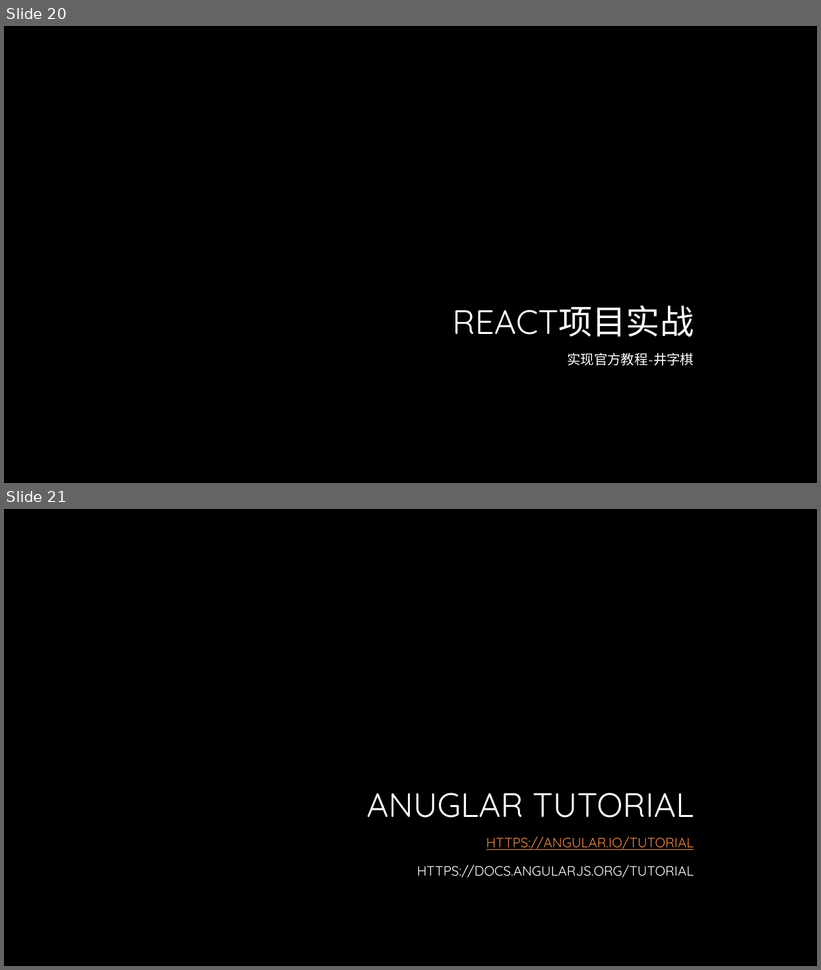
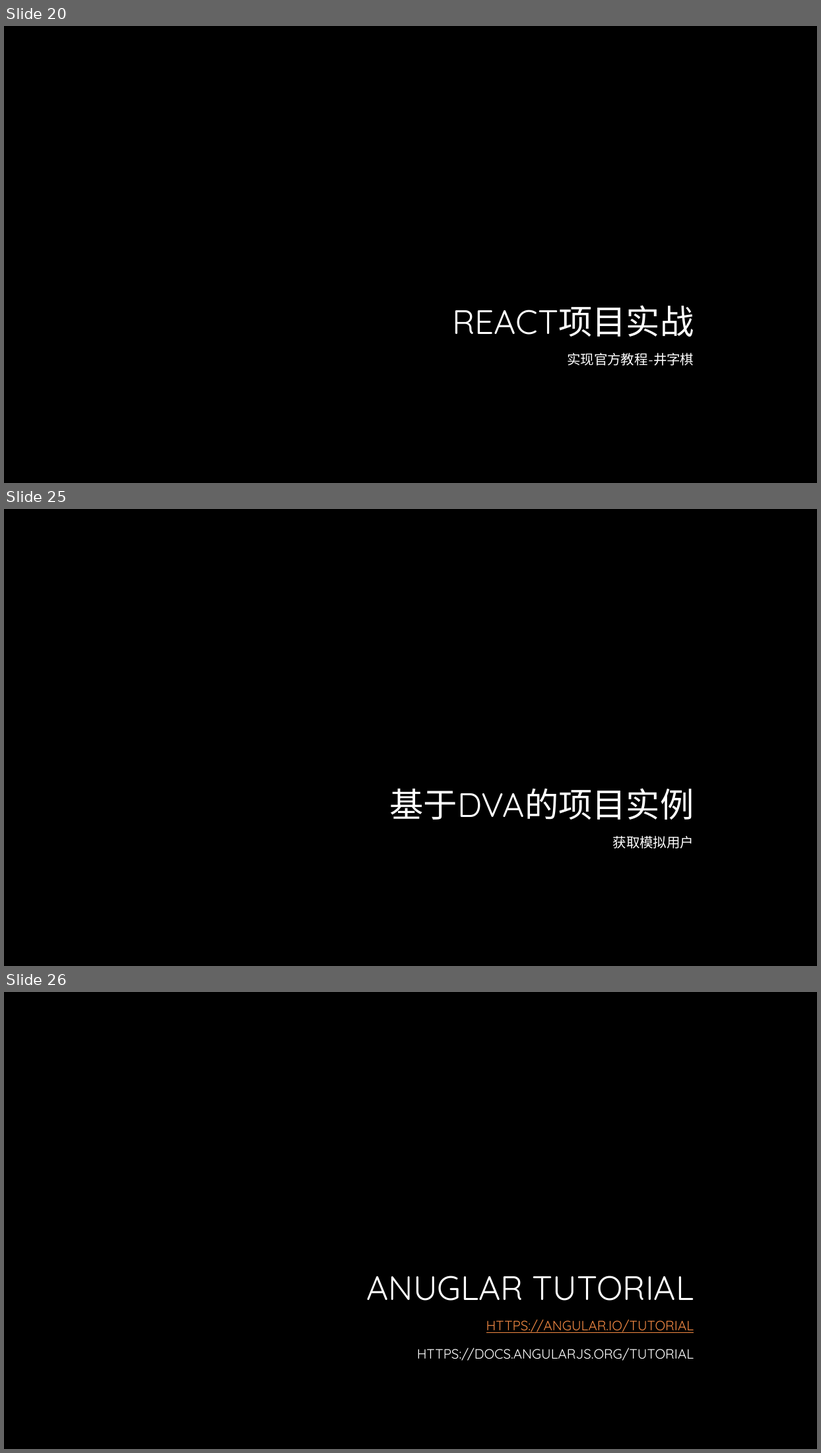
Before and after one commit to lee813/ECVFrontend, a slide deck: 前端课程.pptx. Shown one above the other, each under a label of ours: slides 20 and 21 before the commit, slides 20, 25 and 26 after it; the slides between them are not shown. The pictures are 821x970 and 821x1453 pixels, drawn with LibreOffice and Linux fonts; fonts in the diff are those of the drawing; background and template pictures are left out. Boxes give left, top, right and bottom in pixels: in the first picture for what was removed or moved away, otherwise in the second. Text is boxed around its words. In the diff, an @@ line names an element or a change of style, - is before the commit and + after.

```diff
--- a/前端课程.pptx
+++ b/前端课程.pptx
@@ slide 25 added at bbox=[4, 509, 817, 966], background picture (left out) @@
@@ title added at bbox=[390, 788, 694, 820], 40 pt, text gradient #FFFFFF to #A6A6A6 @@
+基于DVA的项目实例
@@ text added at bbox=[613, 836, 694, 849], 20 pt, text gradient #FFFFFF to #BFBFBF, small capitals @@
+获取模拟用户
@@ what was slide 21 is now slide 26 @@
```
Also in this commit, not shown: 8 other slides added.
